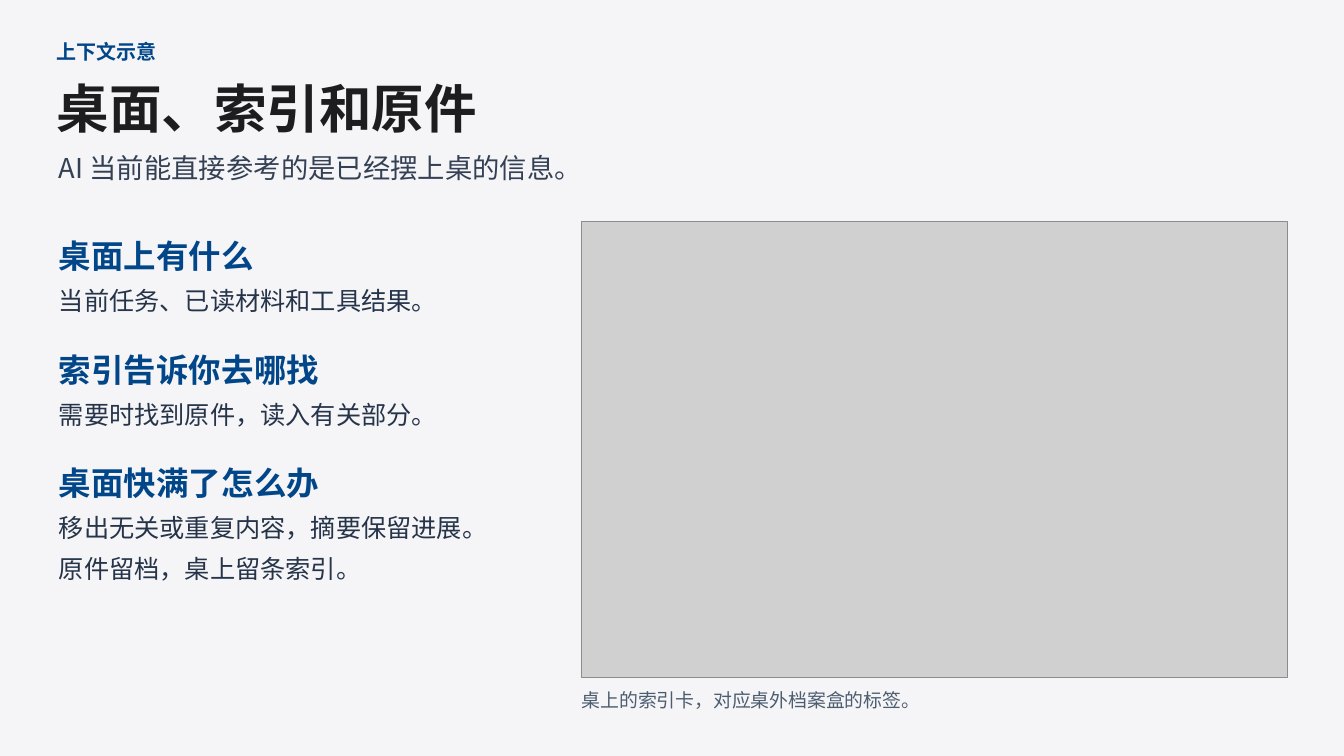
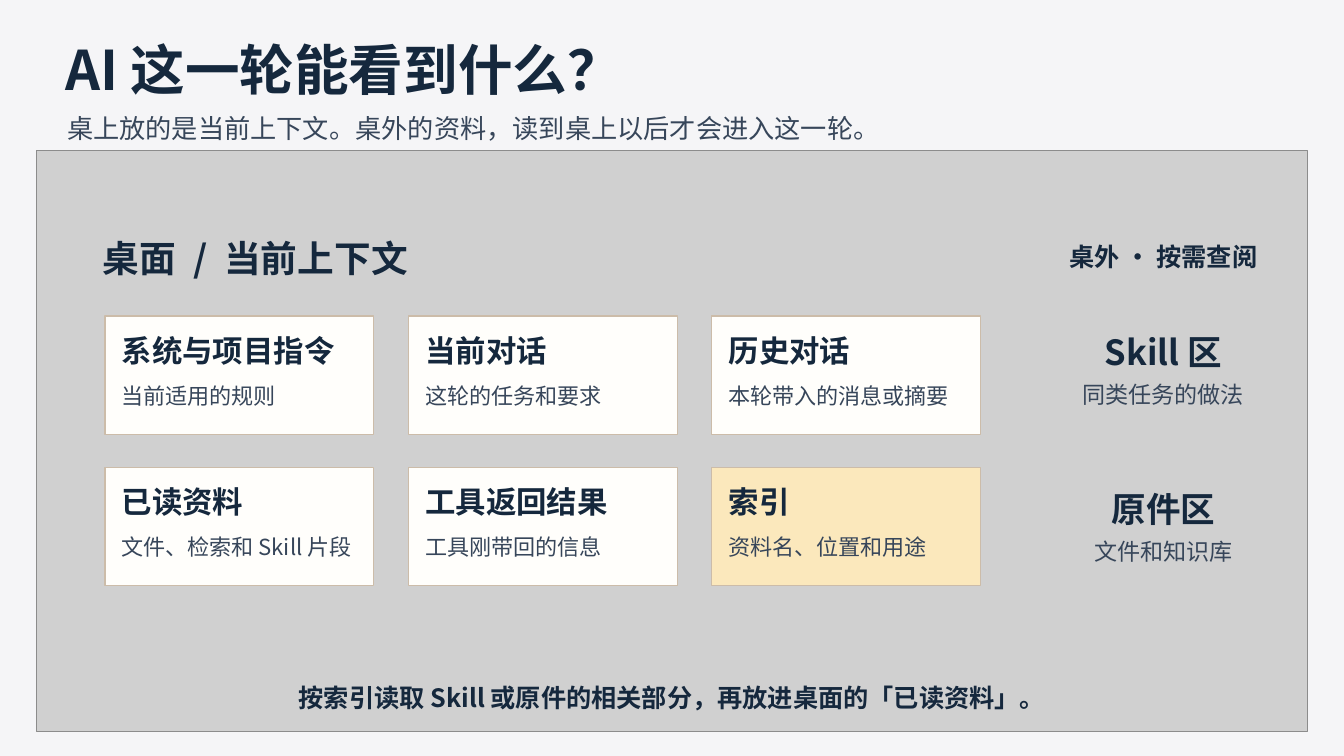
Before and after one commit to jihtsan/https-github.com-jihtsan-cz-night-learn-20261111, a slide deck: slide 5 of learn-02/第二课第一部分 - AI 如何接收和完成任务.pptx. Drawn at 1344x756 pixels with LibreOffice and Linux fonts; fonts in the diff are those of the drawing; grey boxes stand for pictures. Boxes give left, top, right and bottom in pixels: in the first picture for what was removed or moved away, otherwise in the second. Text is boxed around its words. In the diff, an @@ line names an element or a change of style, - is before the commit and + after.

Commit message:
把上下文对象直接标在办公桌图内 (#25)

```diff
--- a/learn-02/第二课第一部分 - AI 如何接收和完成任务.pptx
+++ b/learn-02/第二课第一部分 - AI 如何接收和完成任务.pptx
@@ text at [65,43,621,95]: text changed; size 37.5 to 39 pt; text colour #1D1D1F to #15283D @@
-桌面、索引和原件
+AI 这一轮能看到什么？
@@ text at [67,116,879,141]: text changed; size 19.5 to 18.8 pt; text colour #344054 to #37465A @@
-AI 当前能直接参考的是已经摆上桌的信息。
+桌上放的是当前上下文。桌外的资料，读到桌上以后才会进入这一轮。
@@ picture added at [36,150,1307,732] @@
@@ picture removed at [582,222,1288,678] @@
@@ text added at [103,240,408,276], 26.2 pt, text #15283D, bold @@
+桌面 / 当前上下文
@@ text at [1069,244,1257,269]: text changed; size 23.2 to 18 pt; text colour #004689 to #15283D @@
-桌面上有什么
+桌外 · 按需查阅
@@ text removed at [59,288,437,312] @@
-当前任务、已读材料和工具结果。
@@ rectangle added at [105,317,374,436], fill #FFFEFB, outline #CCBCA9 0.75 pt, 21.8 pt, text #15283D, bold @@
+系统与项目指令
@@ rectangle added at [408,317,678,436], fill #FFFEFB, outline #CCBCA9 0.75 pt, 21.8 pt, text #15283D, bold @@
+当前对话
@@ rectangle added at [712,317,981,436], fill #FFFEFB, outline #CCBCA9 0.75 pt, 21.8 pt, text #15283D, bold @@
+历史对话
@@ text added at [1105,337,1222,367], 24.8 pt, text #15283D, bold @@
+Skill 区
@@ text at [122,385,276,406]: text changed; size 23.2 to 15.8 pt; text colour #004689 to #37465A; bold off @@
-索引告诉你去哪找
+当前适用的规则
@@ text added at [425,385,601,406], 15.8 pt, text #37465A @@
+这轮的任务和要求
@@ text added at [729,385,949,406], 15.8 pt, text #37465A @@
+本轮带入的消息或摘要
@@ text added at [1083,383,1244,405], 16.5 pt, text #37465A @@
+同类任务的做法
@@ text removed at [59,403,437,427] @@
-需要时找到原件，读入有关部分。
@@ text removed at [59,467,319,498] @@
-桌面快满了怎么办
@@ rectangle added at [105,468,374,587], fill #FFFEFB, outline #CCBCA9 0.75 pt, 21.8 pt, text #15283D, bold @@
+已读资料
@@ rectangle added at [408,468,678,587], fill #FFFEFB, outline #CCBCA9 0.75 pt, 21.8 pt, text #15283D, bold @@
+工具返回结果
@@ rectangle added at [712,468,981,587], fill #FBE8BC, outline #CCBCA9 0.75 pt, 21.8 pt, text #15283D, bold @@
+索引
@@ text added at [1111,493,1215,525], 24.8 pt, text #15283D, bold @@
+原件区
@@ text removed at [59,515,487,540] @@
-移出无关或重复内容，摘要保留进展。
@@ text at [122,536,351,557]: text changed; size 14.2 to 15.8 pt; text colour #004689 to #37465A; bold off @@
-上下文示意
+文件、检索和 Skill 片段
@@ text added at [425,536,601,557], 15.8 pt, text #37465A @@
+工具刚带回的信息
@@ text added at [729,536,927,557], 15.8 pt, text #37465A @@
+资料名、位置和用途
@@ text removed at [59,556,361,581] @@
-原件留档，桌上留条索引。
@@ text added at [1094,540,1232,562], 16.5 pt, text #37465A @@
+文件和知识库
@@ text added at [299,685,1045,710], 18 pt, text #15283D, bold @@
+按索引读取 Skill 或原件的相关部分，再放进桌面的「已读资料」。
@@ text removed at [582,691,920,709] @@
-桌上的索引卡，对应桌外档案盒的标签。
```
Also in this commit, not shown: 1 other file.
